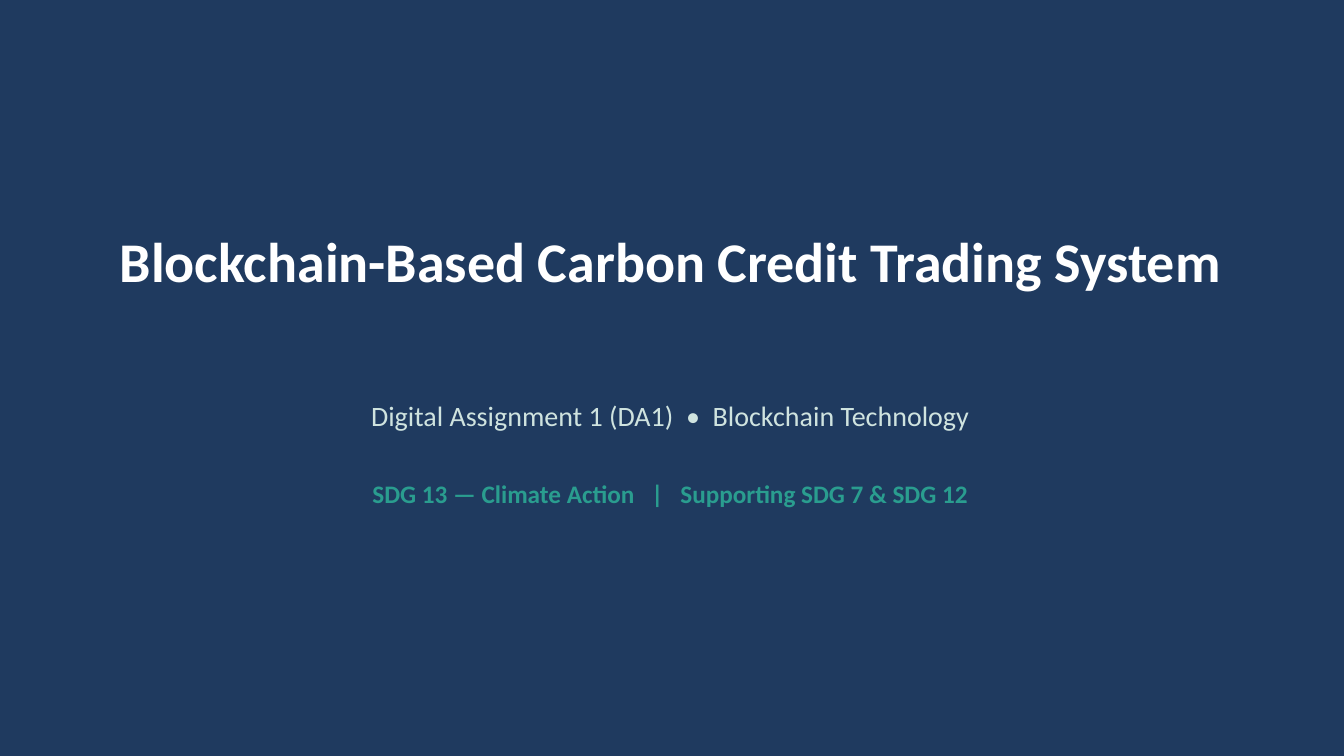
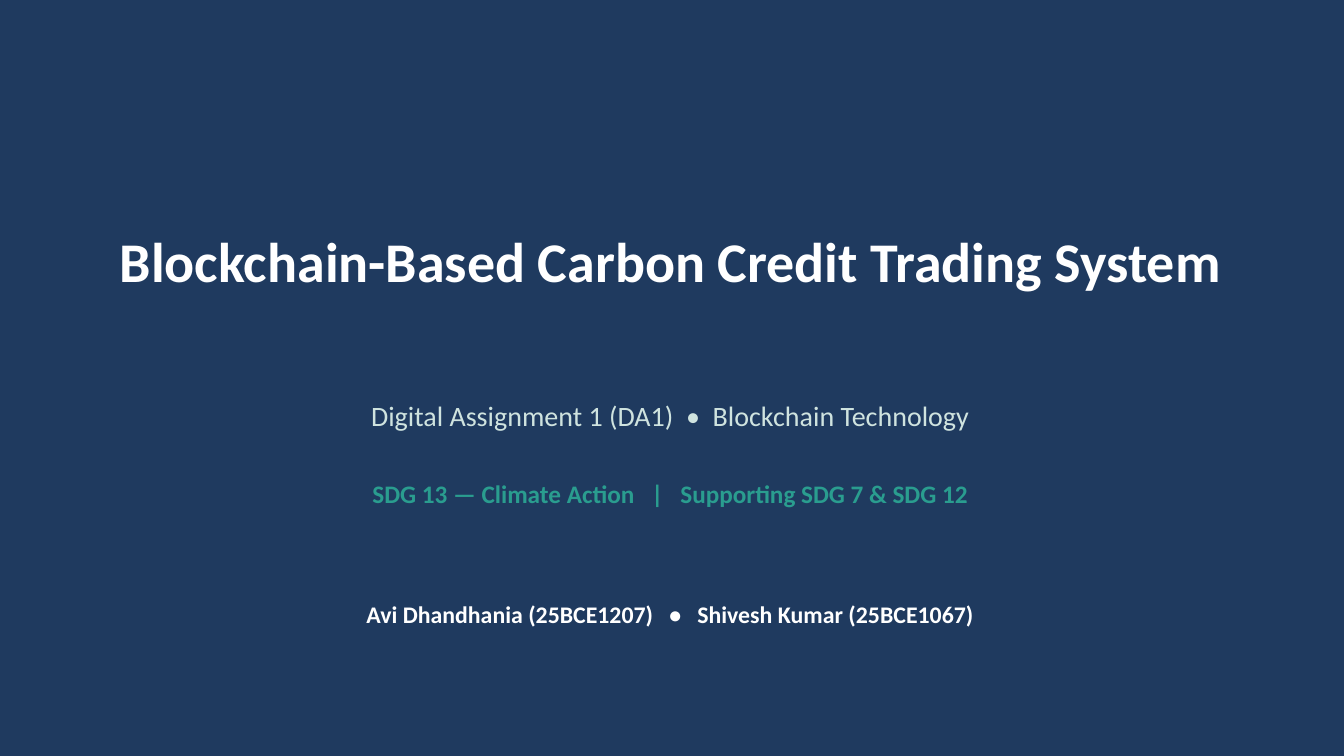
Before and after one commit to AviDhandhania/carbon-credit-blockchain, a slide deck: slide 1 of presentation/DA1_Presentation.pptx. Drawn at 1344x756 pixels with LibreOffice and Linux fonts; fonts in the diff are those of the drawing. Boxes give left, top, right and bottom in pixels: in the first picture for what was removed or moved away, otherwise in the second. Text is boxed around its words. In the diff, an @@ line names an element or a change of style, - is before the commit and + after.

Commit message:
Fix architecture diagram title overlap; add authors (Avi Dhandhania 25BCE1207, Shivesh Kumar 25BCE1067)

```diff
--- a/presentation/DA1_Presentation.pptx
+++ b/presentation/DA1_Presentation.pptx
@@ text added at <box>366,605,973,627</box>, 17 pt, text #FFFFFF, bold @@
+Avi Dhandhania (25BCE1207) • Shivesh Kumar (25BCE1067)
```
Also in this commit, not shown: 1 other slide changed, 6 other files.
